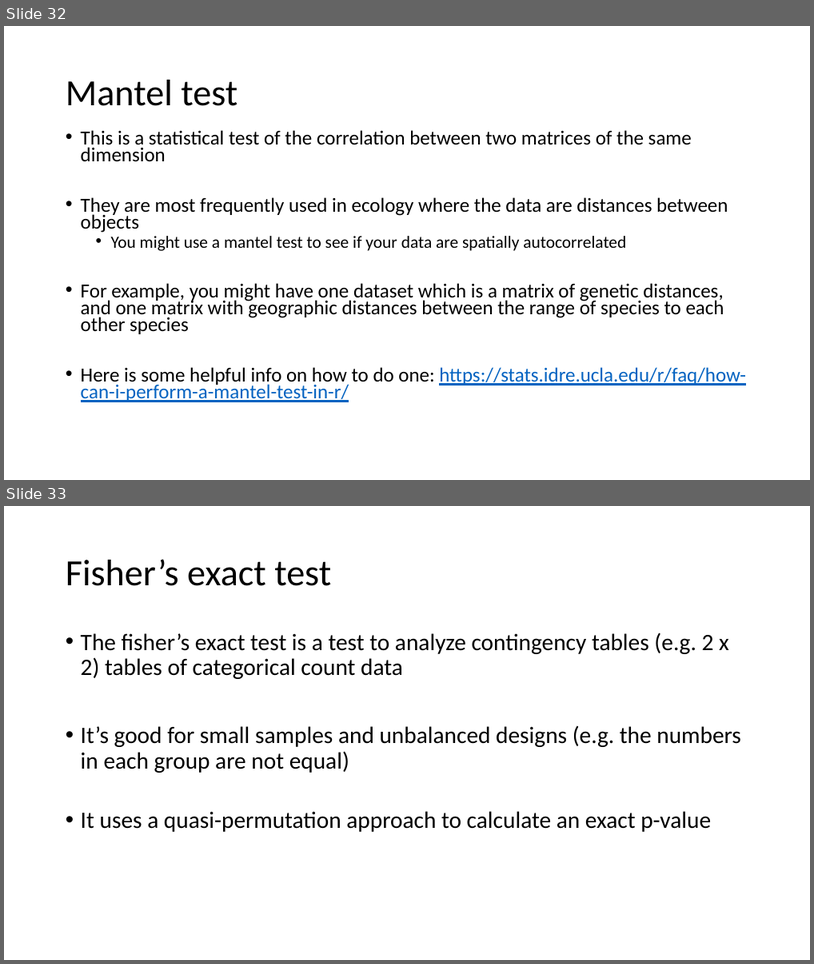
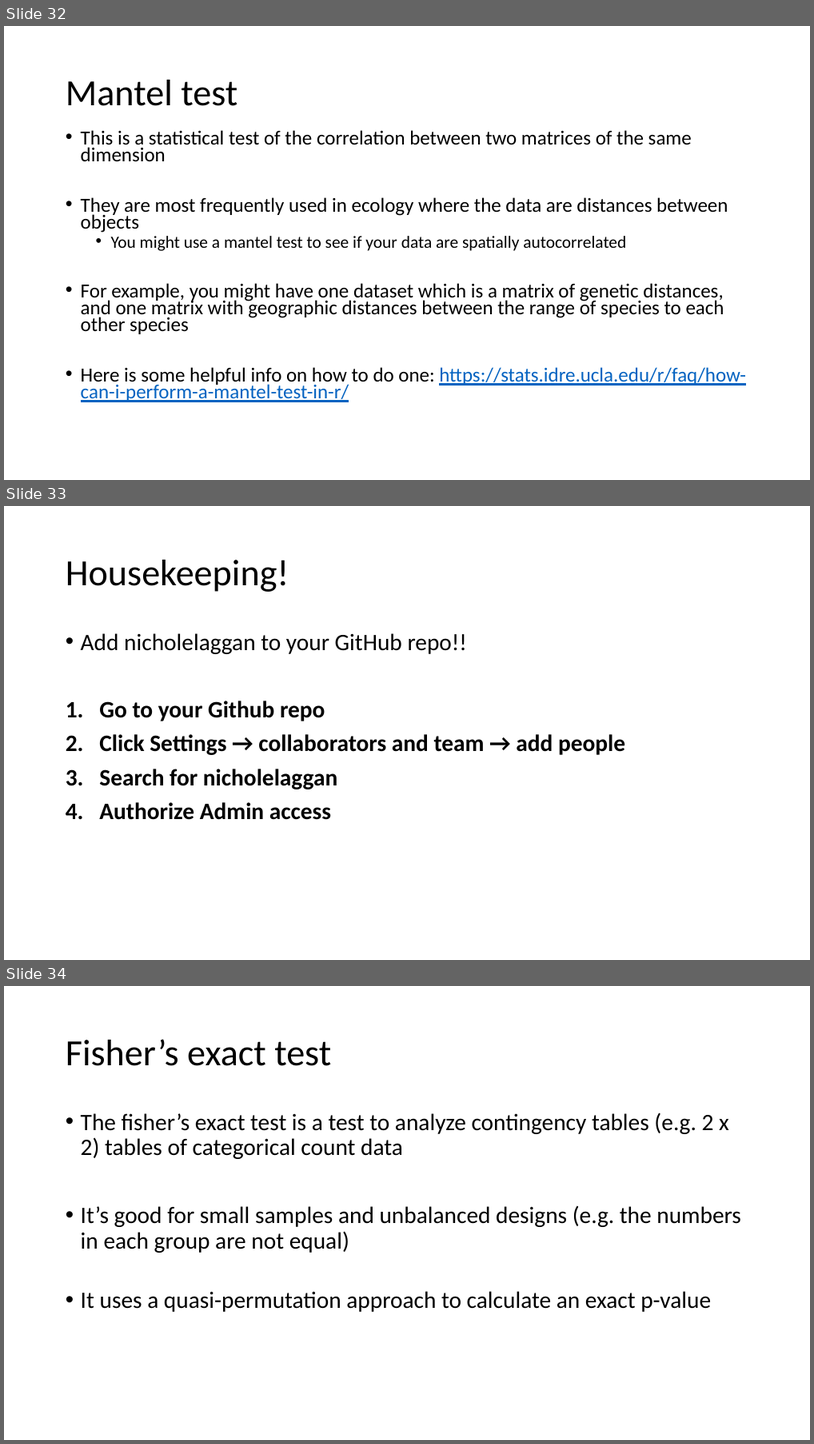
Before and after one commit to VTQuantMethodsEEB/klangwig, a slide deck: lectures/week_5_tests/le_5_tests.pptx. Shown one above the other, each under a label of ours: slides 32 and 33 before the commit, slides 32, 33 and 34 after it. The pictures are 814x964 and 814x1444 pixels, drawn with LibreOffice and Linux fonts; fonts in the diff are those of the drawing. Boxes give left, top, right and bottom in pixels: in the first picture for what was removed or moved away, otherwise in the second. Text is boxed around its words. In the diff, an @@ line names an element or a change of style, - is before the commit and + after.

```diff
--- a/lectures/week_5_tests/le_5_tests.pptx
+++ b/lectures/week_5_tests/le_5_tests.pptx
@@ slide 33 added at bbox=[4, 506, 810, 960], background #FFFFFF @@
@@ title added at bbox=[66, 560, 290, 592], 44 pt, text #000000 @@
+Housekeeping!
@@ text added at bbox=[81, 633, 626, 820], 28 pt, text #000000, bold @@
+• Add nicholelaggan to your GitHub repo!!
+1. Go to your Github repo
+2. Click Settings → collaborators and team → add people
+3. Search for nicholelaggan
+4. Authorize Admin access
@@ what was slide 33 is now slide 34 @@
```
Also in this commit, not shown: 1 slide changed, 3 other files.
